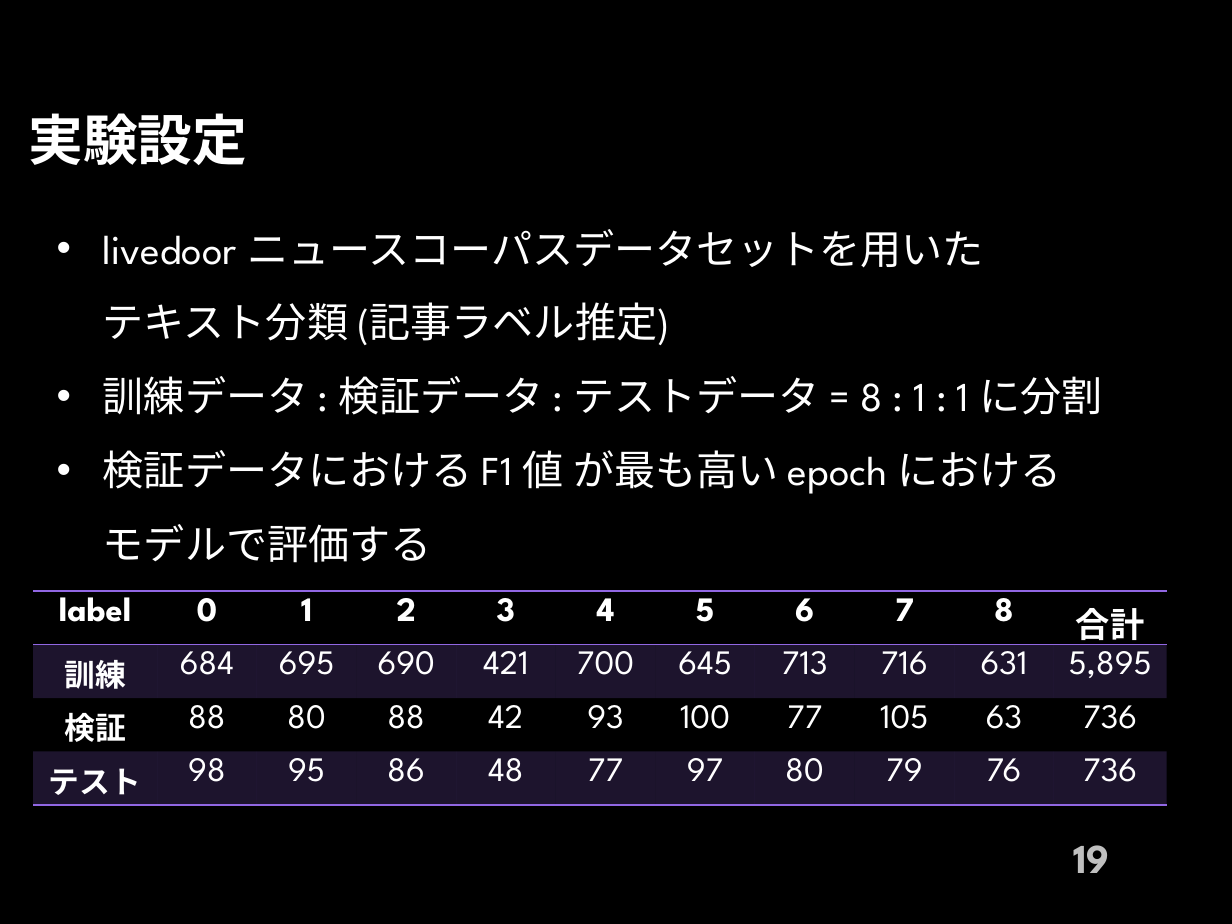
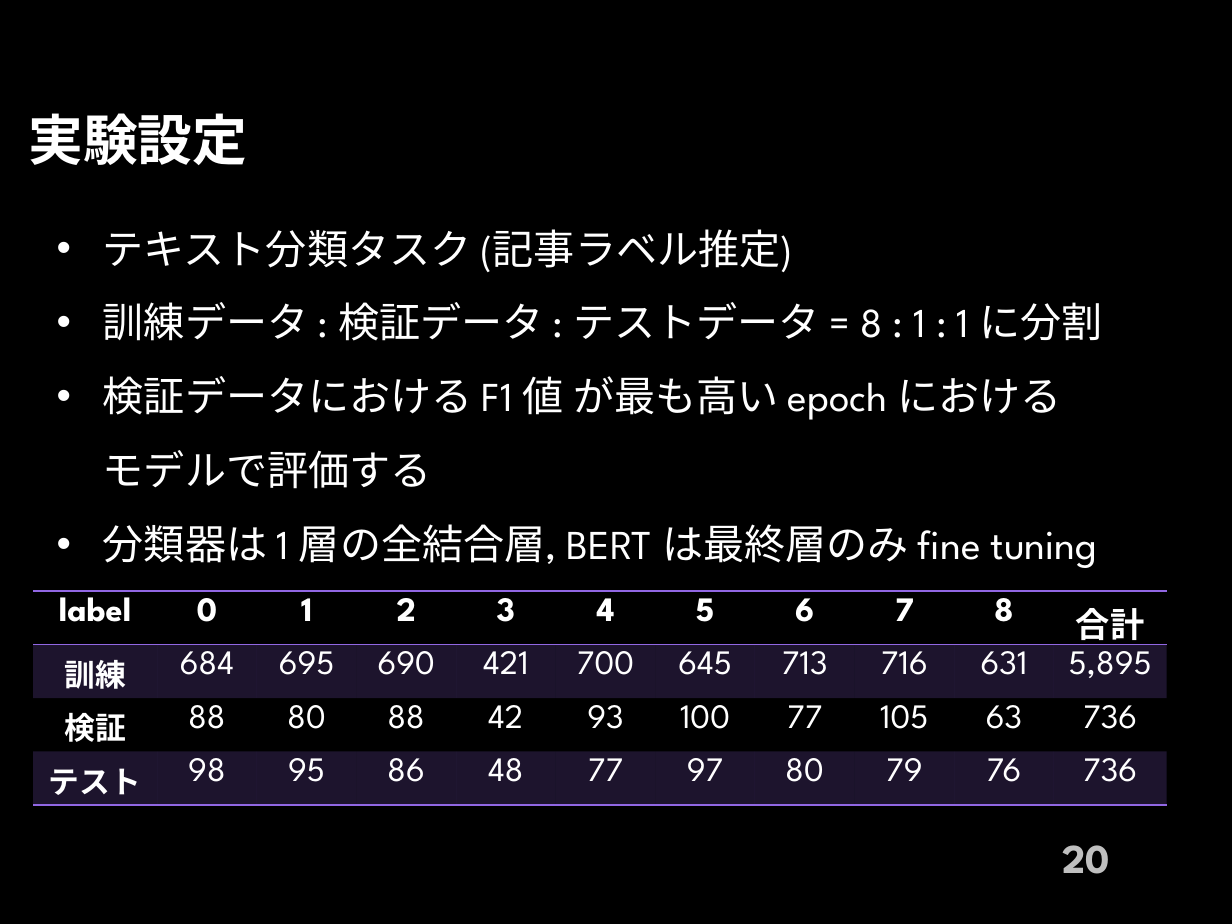
Before and after one commit to 1g-hub/takayama_b, a slide deck: slide 20 of prsn/shuron/Master_Slide_2210104043_Yusei_Takayama.pptx (slide 19 before the commit). Drawn at 1232x924 pixels with LibreOffice and Linux fonts; fonts in the diff are those of the drawing; background and template pictures are left out. Boxes give left, top, right and bottom in pixels: in the first picture for what was removed or moved away, otherwise in the second. Text is boxed around its words. In the diff, an @@ line names an element or a change of style, - is before the commit and + after.

```diff
--- a/prsn/shuron/Master_Slide_2210104043_Yusei_Takayama.pptx
+++ b/prsn/shuron/Master_Slide_2210104043_Yusei_Takayama.pptx
@@ text at bbox=[103, 229, 792, 272]: text changed @@
-• livedoor ニュースコーパスデータセットを用いた
-  テキスト分類 (記事ラベル推定)
+• テキスト分類タスク (記事ラベル推定)
@@ text at bbox=[103, 524, 1098, 568]: paragraph added @@
+• 分類器は 1 層の全結合層, BERT は最終層のみ fine tuning
@@ page number at bbox=[1062, 845, 1110, 874]: text changed @@
-19
+20
```
Also in this commit, not shown: 15 other slides changed, 5 slides added, 2 slides removed, 40 other files.
